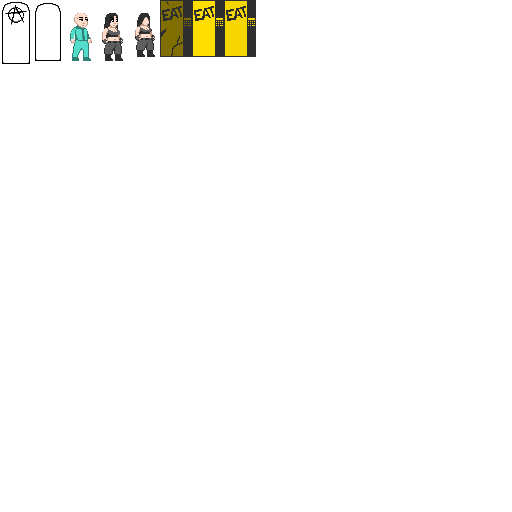
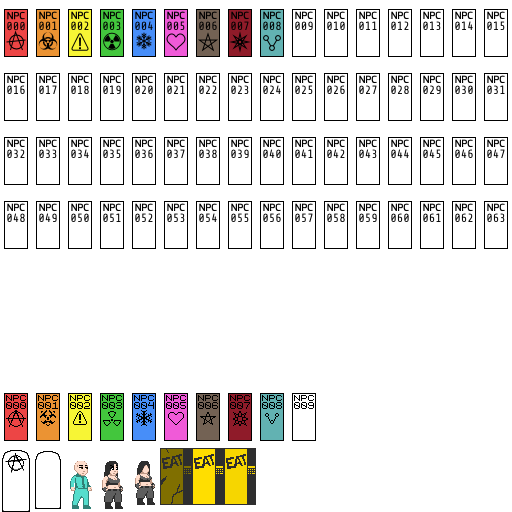
Before/after of a 512 × 512 layered artwork. What changed in the layer stack:
painted on "Background" over [left=2, top=0, right=508, bottom=512]
